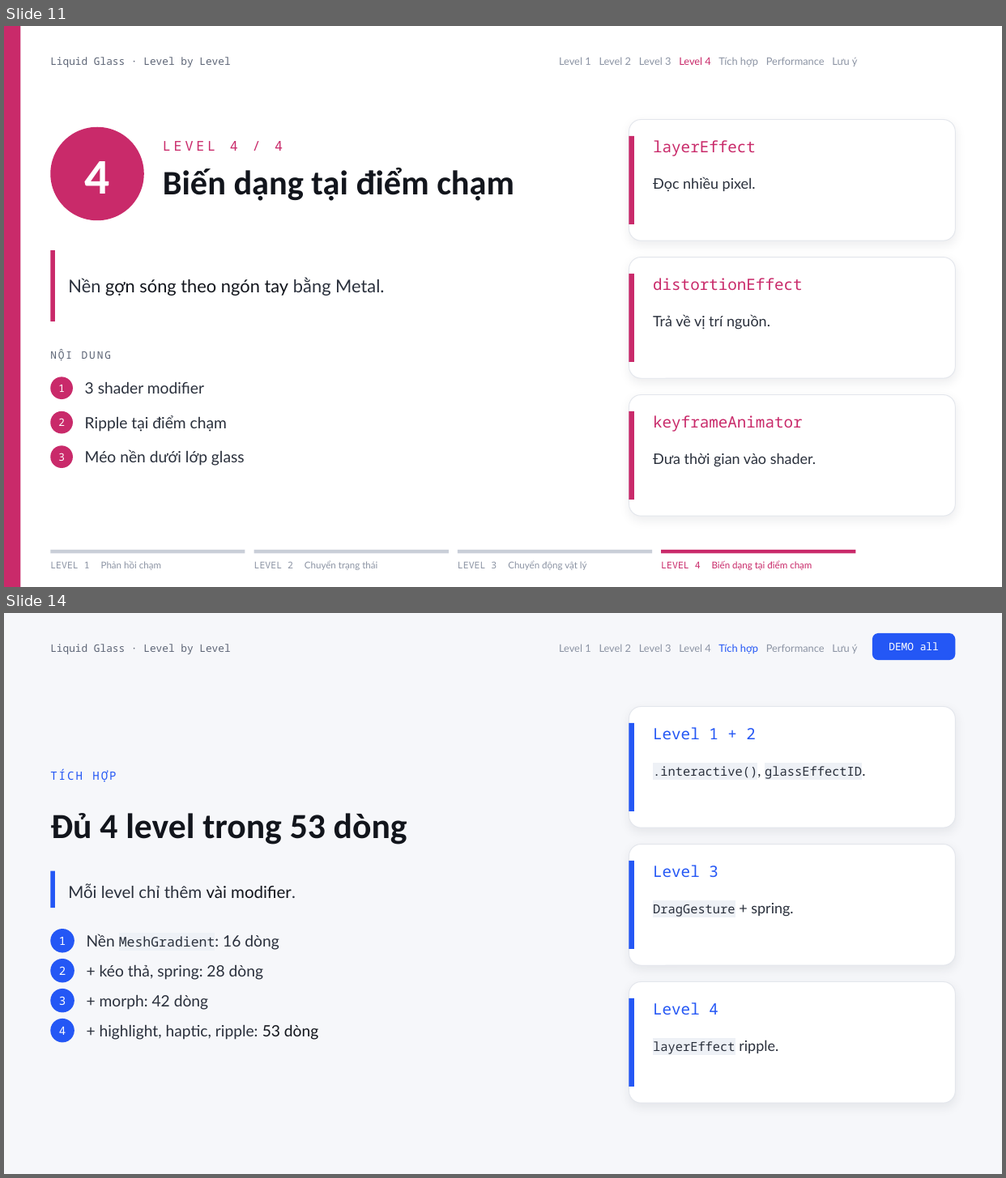
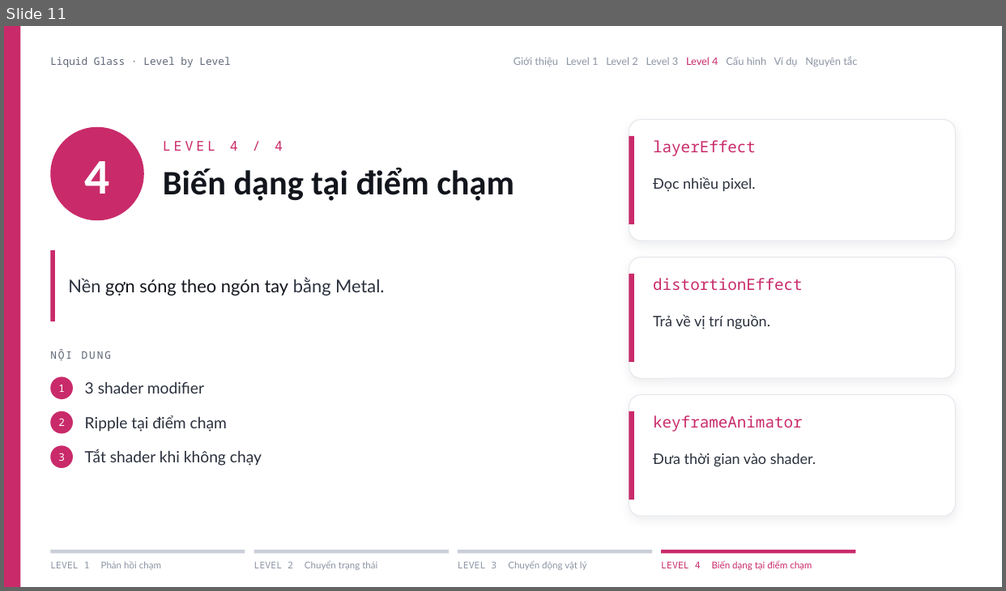
Before and after one commit to matech03/workshop-liquid-glass, a slide deck: slides/Trai-nghiem-Liquid-Glass.pptx. Shown one above the other, each under a label of ours: slides 11 and 14 before the commit, slide 11 after it; the slides between them are not shown. The pictures are 1006x1178 and 1006x591 pixels, drawn with LibreOffice and Linux fonts; fonts in the diff are those of the drawing. Boxes give left, top, right and bottom in pixels: in the first picture for what was removed or moved away, otherwise in the second. Text is boxed around its words. In the diff, an @@ line names an element or a change of style, - is before the commit and + after.

```diff
--- a/slides/Trai-nghiem-Liquid-Glass.pptx
+++ b/slides/Trai-nghiem-Liquid-Glass.pptx
@@ slide 14 removed at box(4, 613, 1002, 1174), background #F6F7FA @@
@@ rounded rectangle removed at box(872, 633, 956, 660) @@
@@ text removed at box(50, 644, 230, 654) @@
-Liquid Glass · Level by Level
@@ text removed at box(559, 644, 858, 654) @@
-Level 1 Level 2 Level 3 Level 4 Tích hợp Performance Lưu ý
@@ text removed at box(889, 642, 939, 650) @@
-DEMO all
@@ rounded rectangle removed at box(629, 707, 956, 828) @@
@@ rectangle removed at box(629, 723, 634, 811) @@
@@ text removed at box(653, 727, 756, 739) @@
-Level 1 + 2
@@ text removed at box(50, 769, 116, 782) @@
-TÍCH HỢP
@@ text removed at box(653, 766, 862, 779) @@
-.interactive(), glassEffectID.
@@ text removed at box(50, 813, 407, 845) @@
-Đủ 4 level trong 53 dòng
@@ rounded rectangle removed at box(629, 845, 956, 965) @@
@@ rectangle removed at box(50, 871, 55, 908) @@
@@ rectangle removed at box(629, 861, 634, 949) @@
@@ text removed at box(653, 865, 718, 877) @@
-Level 3
@@ text removed at box(68, 884, 296, 898) @@
-Mỗi level chỉ thêm vài modifier.
@@ text removed at box(653, 903, 793, 917) @@
-DragGesture + spring.
@@ ellipse removed at box(50, 929, 74, 953) @@
@@ text removed at box(59, 937, 66, 945) @@
-1
@@ text removed at box(87, 934, 279, 950) @@
-Nền MeshGradient: 16 dòng
@@ ellipse removed at box(50, 959, 74, 983) @@
@@ text removed at box(59, 967, 66, 975) @@
-2
@@ text removed at box(100, 965, 263, 980) @@
-+ kéo thả, spring: 28 dòng
@@ ellipse removed at box(50, 989, 74, 1013) @@
@@ text removed at box(59, 997, 66, 1005) @@
-3
@@ text removed at box(100, 995, 208, 1010) @@
-+ morph: 42 dòng
@@ rounded rectangle removed at box(629, 982, 956, 1103) @@
@@ rectangle removed at box(629, 999, 634, 1087) @@
@@ ellipse removed at box(50, 1019, 74, 1043) @@
@@ text removed at box(100, 1025, 318, 1040) @@
-+ highlight, haptic, ripple: 53 dòng
@@ text removed at box(653, 1003, 718, 1015) @@
-Level 4
@@ text removed at box(59, 1027, 66, 1035) @@
-4
@@ text removed at box(653, 1040, 778, 1054) @@
-layerEffect ripple.
@@ slide 11 changed as well @@
@@ text at box(513, 56, 857, 66): text changed @@
-Level 1 Level 2 Level 3 Level 4 Tích hợp Performance Lưu ý
+Giới thiệu Level 1 Level 2 Level 3 Level 4 Cấu hình Ví dụ Nguyên tắc
@@ text at box(85, 450, 262, 466): text changed @@
-Méo nền dưới lớp glass
+Tắt shader khi không chạy
```
Also in this commit, not shown: 11 other slides changed, 6 slides added, 4 other slides removed, 51 other files.
